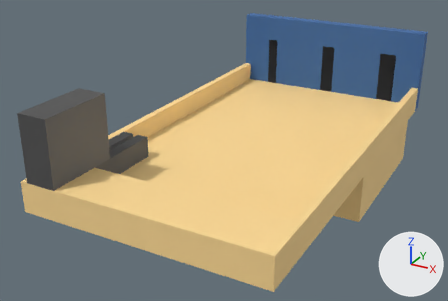
Two versions of the Blender file public/assets/coin-roller.blend, one commit apart.
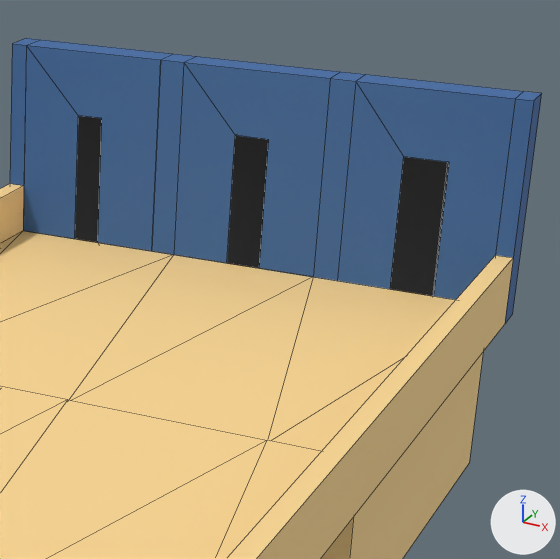
Each version is shown whole from a 50 mm camera at (-0.247, -0.718, 0.649) aimed at (-0.655, 0.023, 0.278), then close up on the part from 54% to 97% of the width and 0% to 64% of the height. Arrows for +X, +Y and +Z are at lower right; the lights stay in place. The close-ups show mesh edges as thin lines.

Script lines for the objects in view, before the commit:
```python
me_base = bpy.data.meshes.new('base')
me_base.from_pydata(...)  # 70 vertices, 42 faces; spans x -0.76..-0.44, y -0.27..0.32, z 0.2..0.42
# faces by material slot: [22, 10, 10]
me_base.materials.append(mat_base)  # beige #ffdb95
me_base.materials.append(mat_cabinet)  # blue #3e6aa5
me_base.materials.append(mat_trigger)  # dark grey #515151
me_slot_2 = bpy.data.meshes.new('slot-2')
me_slot_2.from_pydata(...)  # 18 vertices, 10 faces; spans x -0.645..-0.555, y 0.3..0.408, z 0.2..0.42
# faces by material slot: [3, 1, 6]
me_slot_2.materials.append(mat_slot)  # blue #3e6aa5
me_slot_2.materials.append(mat_slot_2_sensor)  # white #e7e7e7
me_slot_2.materials.append(mat_slot_background)  # black #000000
me_trap = bpy.data.meshes.new('trap')
me_trap.from_pydata(...)  # 11 vertices, 8 faces; spans x -0.75..-0.45, y 0.05..0.3, z 0.29..0.3
# faces by material slot: [7, 1]
me_trap.materials.append(mat_base_trap)  # beige #ffdb95
me_trap.materials.append(mat_cabinet_trap)  # blue #3e6aa5
ob_base = bpy.data.objects.new('base', me_base)
ob_base.location = (0.0, 0.0, 0.0)
ob_slot_2 = bpy.data.objects.new('slot-2', me_slot_2)
ob_slot_2.location = (0.0, 0.0, 0.0)
ob_trap = bpy.data.objects.new('trap', me_trap)
ob_trap.location = (0.0, 0.0, 0.0)
# also in view: 'slot-3' at (-0.495, 0.354, 0.31); 'slot-1' at (-0.705, 0.354, 0.31)
```
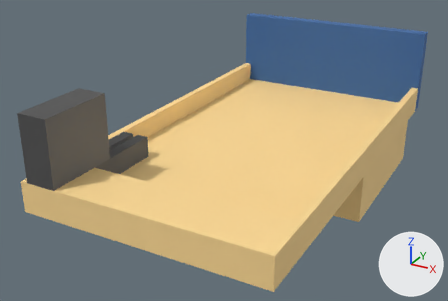
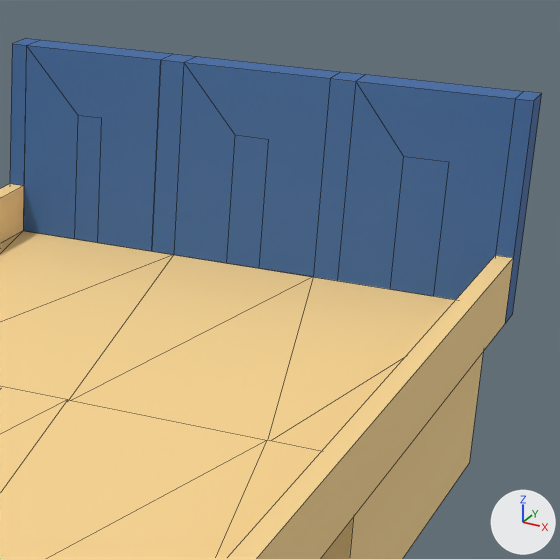
Commit message: add doors

Boxes [x1, y1, x2, y2] around the edits, measured in the close-ups (560 x 559 px):
'doors', added (blue)
    after: [75, 116, 449, 296]

What changed in the scene script:
```text
Add mat_doors:
    mat_doors = principled_material('doors')
    mat_doors.base_color = (0.0482, 0.144, 0.376)  # blue #3e6aa5
    mat_doors.roughness = 0.8
Add me_doors:
    me_doors.from_pydata([(-0.482, 0.3, 0.3), (-0.508, 0.3, 0.3), (-0.482, 0.3, 0.38), (-0.508, 0.3, 0.38), (-0.697, 0.3, 0.3), (-0.713, 0.3, 0.3), (-0.697, 0.3, 0.38), (-0.713, 0.3, 0.38), (-0.589, 0.3, 0.3), (-0.61, 0.3, 0.3), (-0.589, 0.3, 0.38), (-0.61, 0.3, 0.38)], [], [(3, 1, 0, 2), (7, 5, 4, 6), (11, 9, 8, 10)])
    me_doors.materials.append(mat_doors)  # blue #3e6aa5
Add ob_doors:
    ob_doors = bpy.data.objects.new('doors', me_doors)
    ob_doors.location = (0.0, 0.0, 0.0)
```
